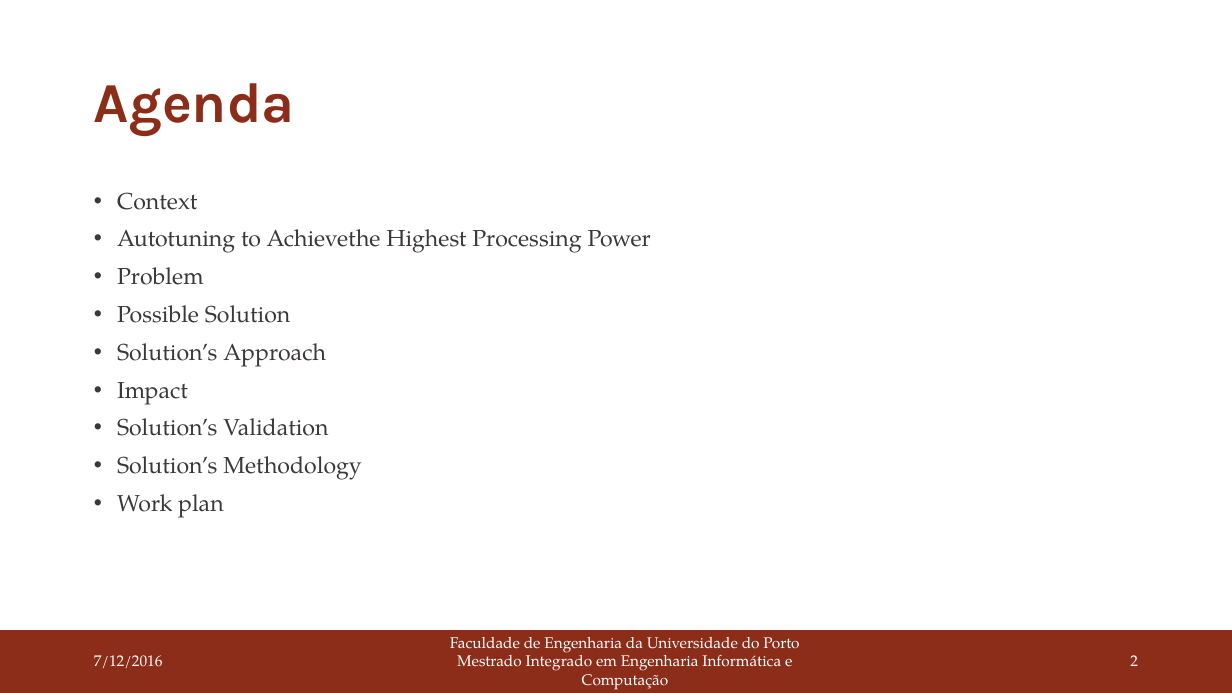
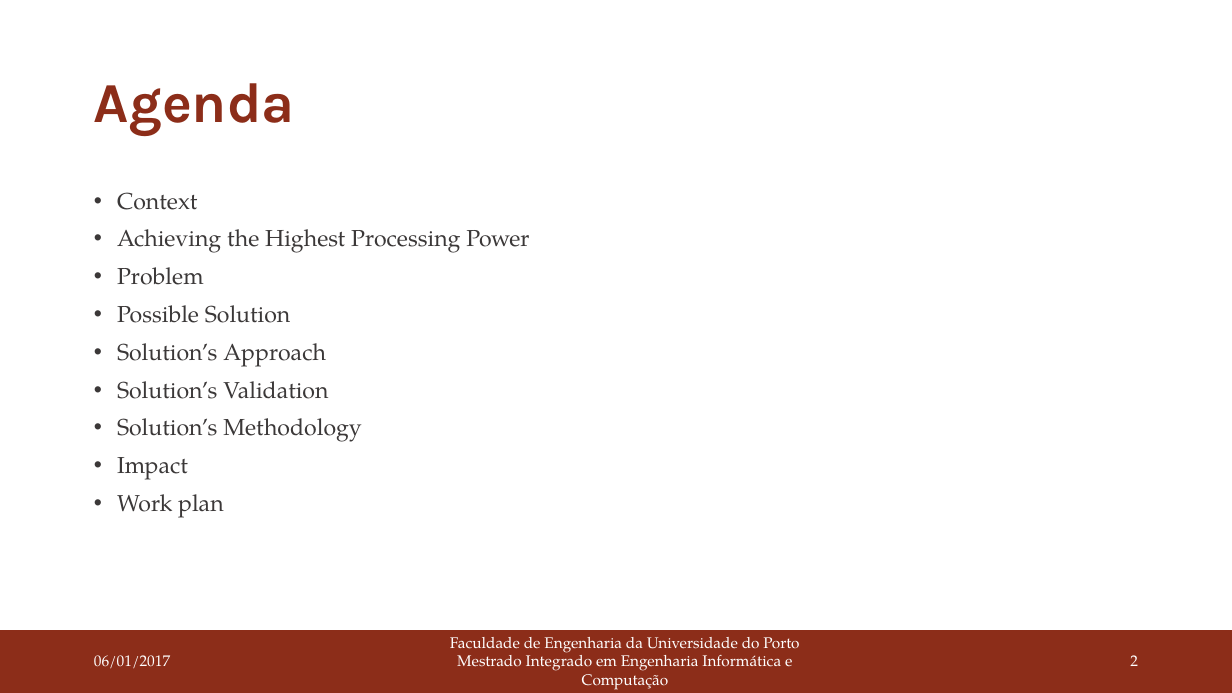
Before and after one commit to joaoBordalo/FEUP-Dissertation, a slide deck: slide 2 of deliverables/PDIS/second delivery/Autotuning Parallel Application in Heterogeneous Systems.pptx. Drawn at 1232x693 pixels with LibreOffice and Linux fonts; fonts in the diff are those of the drawing. Boxes give left, top, right and bottom in pixels: in the first picture for what was removed or moved away, otherwise in the second. Text is boxed around its words. In the diff, an @@ line names an element or a change of style, - is before the commit and + after.

```diff
--- a/deliverables/PDIS/second delivery/Autotuning Parallel Application in Heterogeneous Systems.pptx
+++ b/deliverables/PDIS/second delivery/Autotuning Parallel Application in Heterogeneous Systems.pptx
@@ text at bbox=[117, 229, 529, 253]: text changed @@
-• Autotuning to Achievethe Highest Processing Power
+• Achieving the Highest Processing Power
@@ text at bbox=[117, 382, 188, 405]: paragraph removed @@
-• Impact
@@ text at bbox=[117, 457, 188, 480]: paragraph added @@
+• Impact
@@ text at bbox=[94, 655, 170, 669]: text changed @@
-7/12/2016
+06/01/2017
```
Also in this commit, not shown: 15 other slides changed, 2 slides added, 3 other files.
